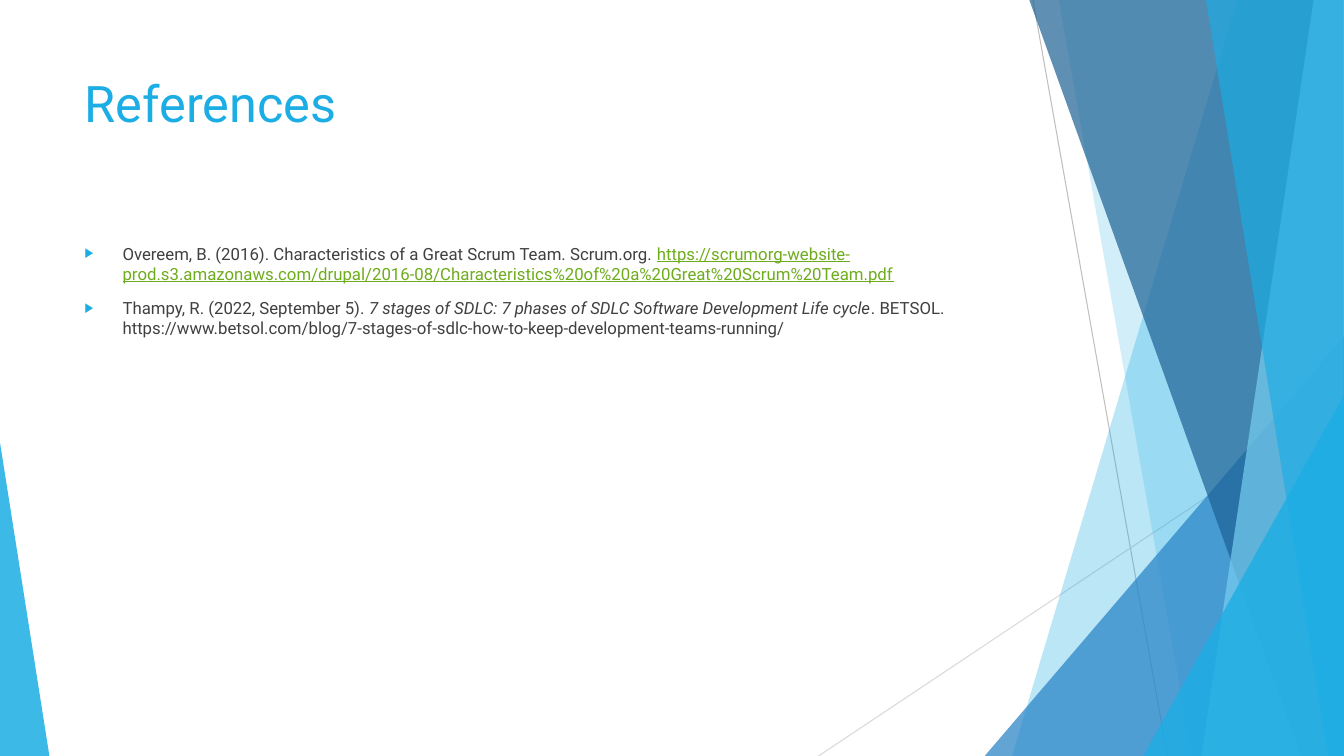
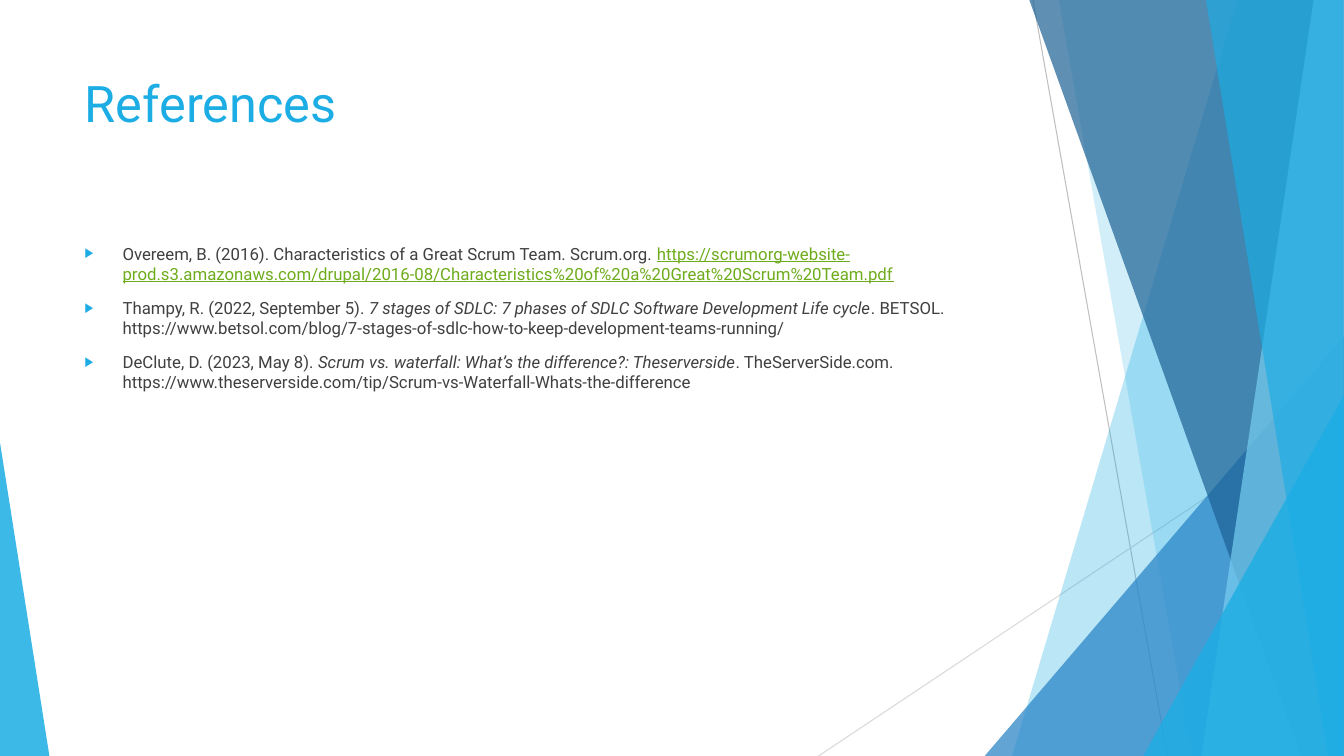
Before and after one commit to Soup098/CS_250, a slide deck: slide 6 of SDLC Final/SDLC Final PP.pptx. Drawn at 1344x756 pixels with LibreOffice and Linux fonts; fonts in the diff are those of the drawing. Boxes give left, top, right and bottom in pixels: in the first picture for what was removed or moved away, otherwise in the second. Text is boxed around its words. In the diff, an @@ line names an element or a change of style, - is before the commit and + after.

Commit message:
update

```diff
--- a/SDLC Final/SDLC Final PP.pptx
+++ b/SDLC Final/SDLC Final PP.pptx
@@ text at <box>123,355,894,392</box>: paragraph added @@
+▶ DeClute, D. (2023, May 8). Scrum vs. waterfall: What’s the difference?: Theserverside. TheServerSide.com. https://www.theserverside.com/tip/Scrum-vs-Waterfall-Whats-the-difference
```
Also in this commit, not shown: 2 other slides changed.
